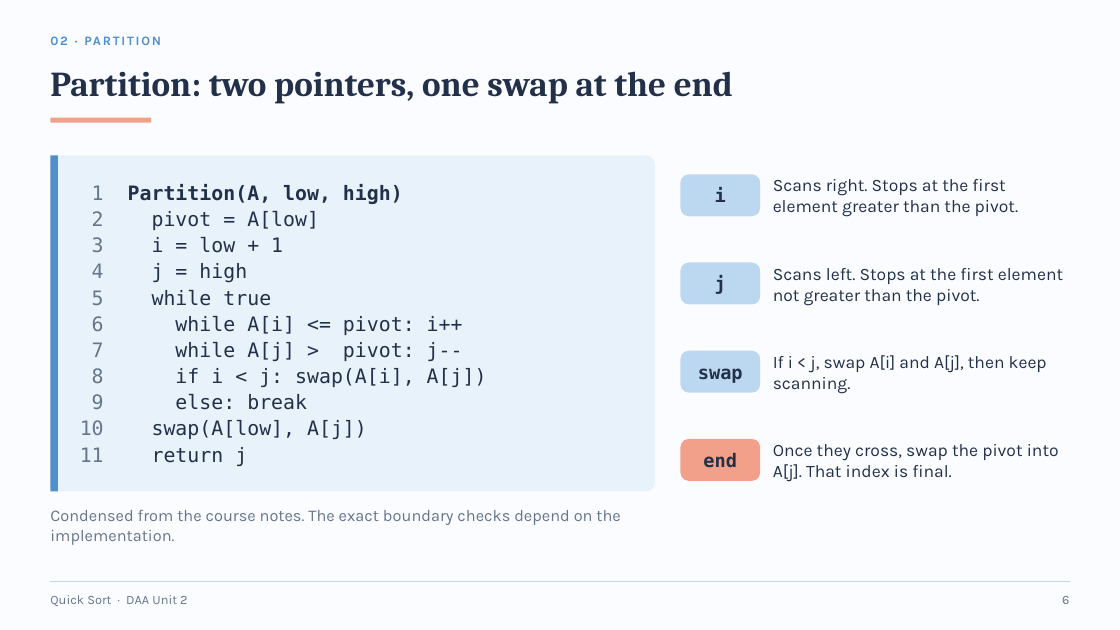
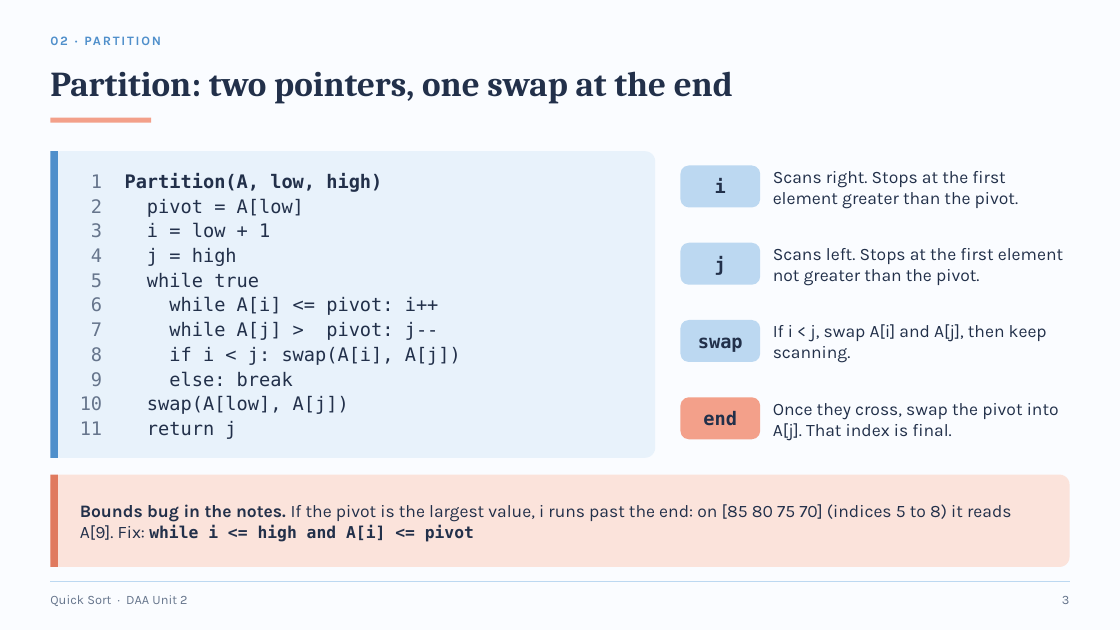
Before and after one commit to AmeyKuradeAK/DAA, a slide deck: slide 3 of QuickSort_DAA.pptx (slide 6 before the commit). Drawn at 1120x630 pixels with LibreOffice and Linux fonts; fonts in the diff are those of the drawing. Boxes give left, top, right and bottom in pixels: in the first picture for what was removed or moved away, otherwise in the second. Text is boxed around its words. In the diff, an @@ line names an element or a change of style, - is before the commit and + after.

Commit message:
Condense Quick Sort deck to 7 slides

```diff
--- a/QuickSort_DAA.pptx
+++ b/QuickSort_DAA.pptx
@@ rounded rectangle: place and size @@
-rounded rectangle at bbox=[50, 155, 655, 492]
+rounded rectangle at bbox=[50, 151, 655, 458]
@@ rounded rectangle at bbox=[50, 151, 655, 458]: proportions changed @@
@@ rectangle: place and size @@
-rectangle at bbox=[50, 155, 58, 492]
+rectangle at bbox=[50, 151, 58, 458]
@@ text "1 Partition(A, low, high)": place and size @@
-text "1 Partition(A, low, high)" at bbox=[92, 184, 487, 466]
+text "1 Partition(A, low, high)" at bbox=[91, 173, 461, 439]
@@ text "1 Partition(A, low, high)" at bbox=[91, 173, 461, 439]: size 17 to 16 pt @@
@@ rounded rectangle "i": place and size @@
-rounded rectangle "i" at bbox=[681, 175, 760, 217]
+rounded rectangle "i" at bbox=[681, 166, 760, 208]
@@ text "Scans right. Stops at the ...": place and size @@
-text "Scans right. Stops at the ..." at bbox=[773, 179, 1018, 217]
+text "Scans right. Stops at the ..." at bbox=[773, 171, 1018, 209]
@@ text "Scans left. Stops at the ...": place and size @@
-text "Scans left. Stops at the ..." at bbox=[773, 268, 1063, 306]
+text "Scans left. Stops at the ..." at bbox=[773, 248, 1063, 286]
@@ rounded rectangle "j": place and size @@
-rounded rectangle "j" at bbox=[681, 262, 760, 304]
+rounded rectangle "j" at bbox=[681, 243, 760, 285]
@@ rounded rectangle "swap": place and size @@
-rounded rectangle "swap" at bbox=[681, 350, 760, 392]
+rounded rectangle "swap" at bbox=[681, 320, 760, 362]
@@ text "If i < j, swap ...": place and size @@
-text "If i < j, swap ..." at bbox=[773, 355, 1047, 394]
+text "If i < j, swap ..." at bbox=[773, 324, 1047, 363]
@@ text "Once they cross, swap the ...": place and size @@
-text "Once they cross, swap the ..." at bbox=[773, 444, 1059, 482]
+text "Once they cross, swap the ..." at bbox=[773, 403, 1059, 441]
@@ rounded rectangle "end": place and size @@
-rounded rectangle "end" at bbox=[681, 439, 760, 481]
+rounded rectangle "end" at bbox=[681, 397, 760, 439]
@@ rounded rectangle added at bbox=[50, 475, 1070, 567], fill #FBE3DB @@
@@ rectangle added at bbox=[50, 475, 58, 567], fill #E07A5F @@
@@ text added at bbox=[80, 504, 1011, 542], 15 pt, text #22304A @@
+Bounds bug in the notes. If the pivot is the largest value, i runs past the end: on [85 80 75 70] (indices 5 to 8) it reads A[9]. Fix: while i <= high and A[i] <= pivot
@@ text removed at bbox=[50, 510, 620, 545] @@
-Condensed from the course notes. The exact boundary checks depend on the implementation.
@@ text at bbox=[1062, 596, 1070, 604]: text changed @@
-6
+3
```
Also in this commit, not shown: 5 other slides changed, 14 slides removed, 1 other file.
